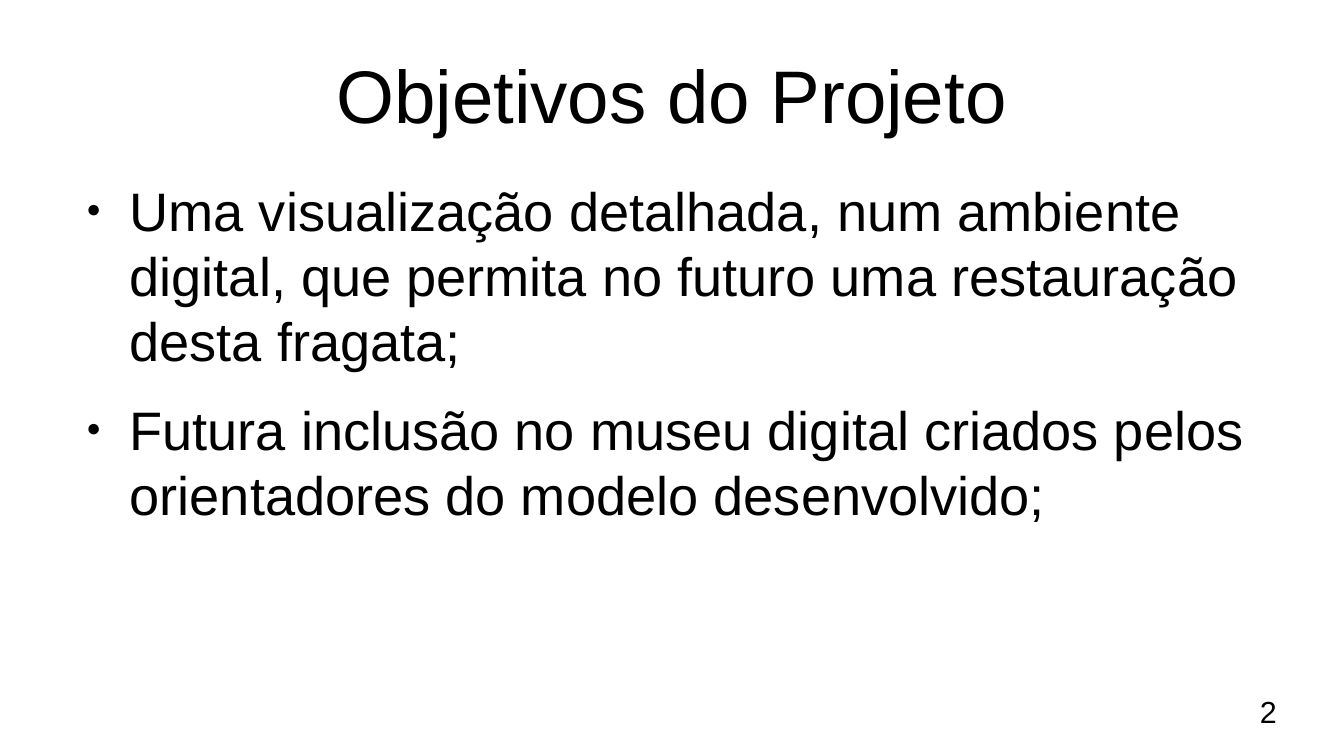
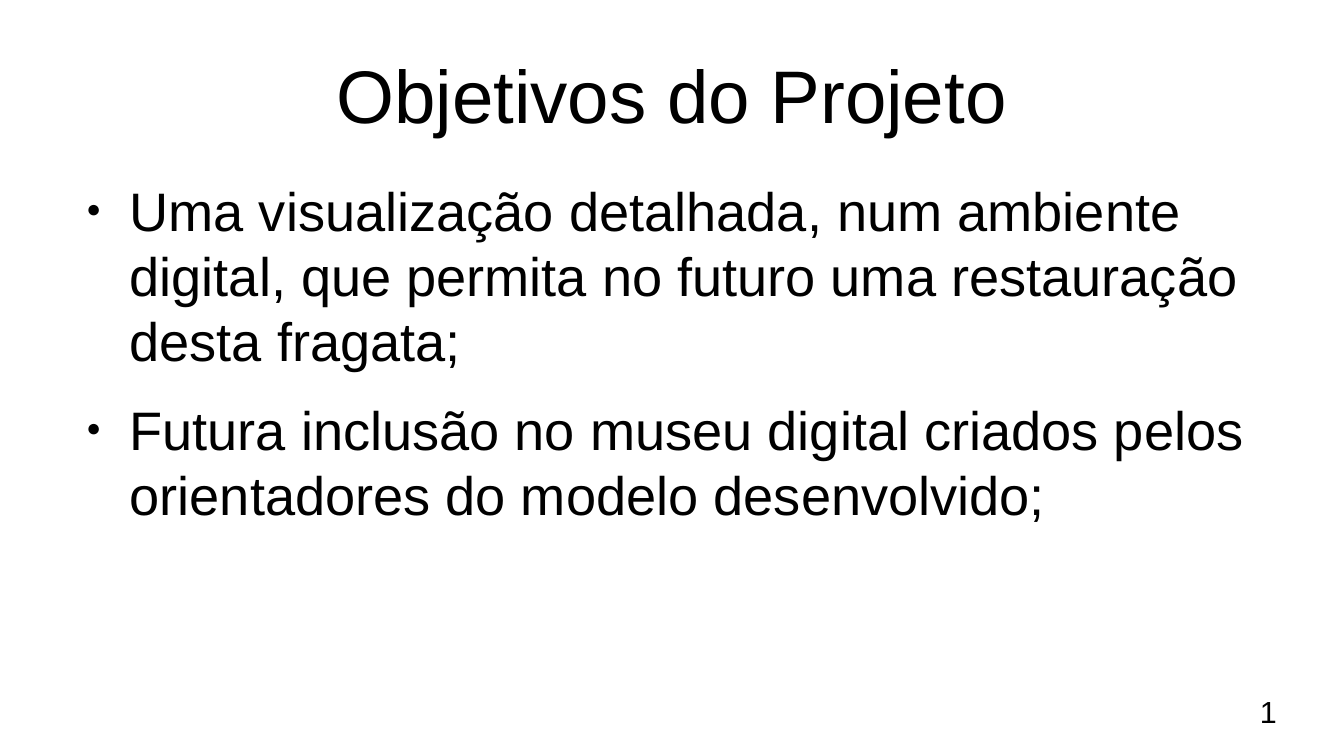
Before and after one commit to DuarteGoncalves04/projeto-repo, a slide deck: slide 2 of Docs/apresentação_projeto.odp. Drawn at 1344x756 pixels with LibreOffice and Linux fonts; fonts in the diff are those of the drawing. Boxes give left, top, right and bottom in pixels: in the first picture for what was removed or moved away, otherwise in the second. Text is boxed around its words. In the diff, an @@ line names an element or a change of style, - is before the commit and + after.

```diff
--- a/Docs/apresentação_projeto.odp
+++ b/Docs/apresentação_projeto.odp
@@ text at (1260, 702, 1277, 723): text changed @@
-2
+1
```
Also in this commit, not shown: 6 other slides changed, 9 other files.
